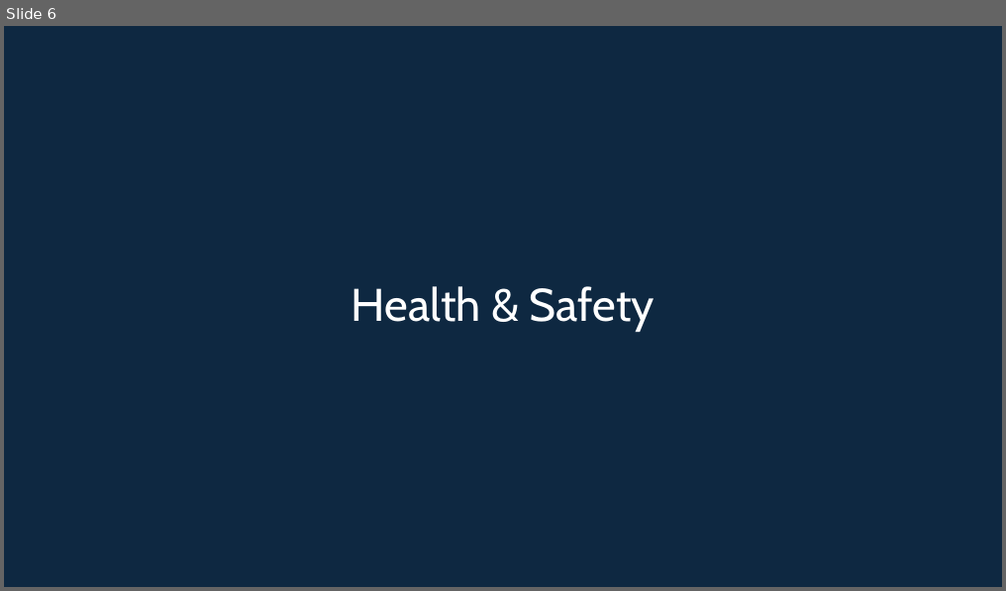
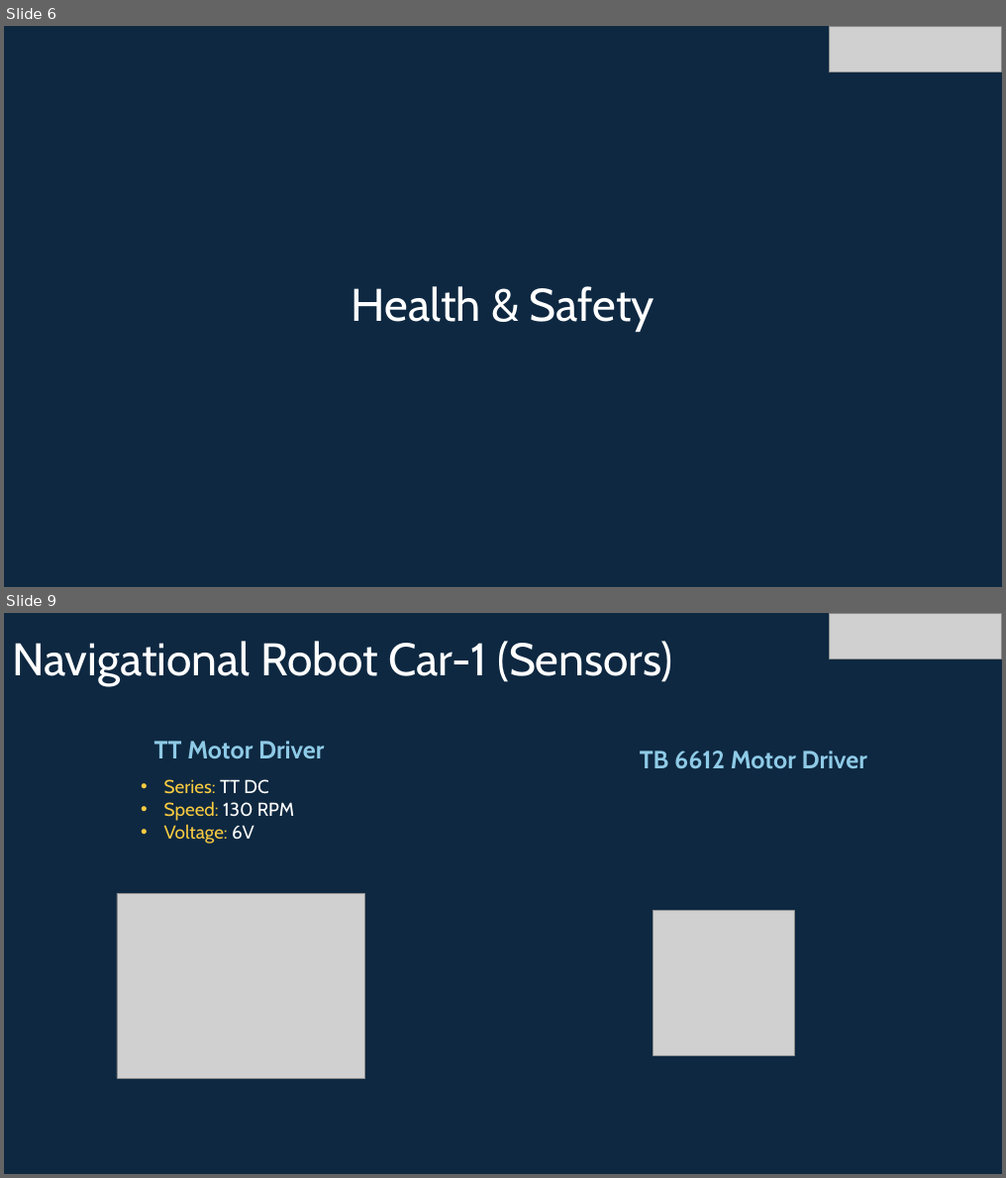
Before and after one commit to info-zas/Training, a slide deck: GPREC/04_Navigational_Robot_Car-1-Sensors/ZASRobotics_Car-1.pptx. Shown one above the other, each under a label of ours: slide 6 before the commit, slides 6 and 9 after it; the slides between them are not shown. The pictures are 1006x591 and 1006x1178 pixels, drawn with LibreOffice and Linux fonts; fonts in the diff are those of the drawing; grey boxes stand for pictures. Boxes give left, top, right and bottom in pixels: in the first picture for what was removed or moved away, otherwise in the second. Text is boxed around its words. In the diff, an @@ line names an element or a change of style, - is before the commit and + after.

```diff
--- a/GPREC/04_Navigational_Robot_Car-1-Sensors/ZASRobotics_Car-1.pptx
+++ b/GPREC/04_Navigational_Robot_Car-1-Sensors/ZASRobotics_Car-1.pptx
@@ slide 9 added at [4, 613, 1002, 1174], background #0E2841 @@
@@ title added at [12, 641, 672, 686], 44 pt, text #FFFFFF @@
+Navigational Robot Car-1 (Sensors)
@@ picture added at [829, 613, 1001, 660] @@
@@ text added at [154, 741, 325, 759], 24 pt, text #8ECAE6, bold @@
+TT Motor Driver
@@ text added at [640, 751, 868, 769], 24 pt, text #8ECAE6, bold @@
+TB 6612 Motor Driver
@@ text added at [164, 779, 294, 844], 18 pt, text #F9CB40 @@
+• Series: TT DC
+• Speed: 130 RPM
+• Voltage: 6V
@@ picture added at [117, 894, 364, 1078] @@
@@ picture added at [653, 911, 795, 1056] @@
@@ slide 6 changed as well @@
@@ picture added at [829, 26, 1001, 73] @@
```
Also in this commit, not shown: 9 other slides changed, 9 other slides added, 3 slides removed, 5 other files.
